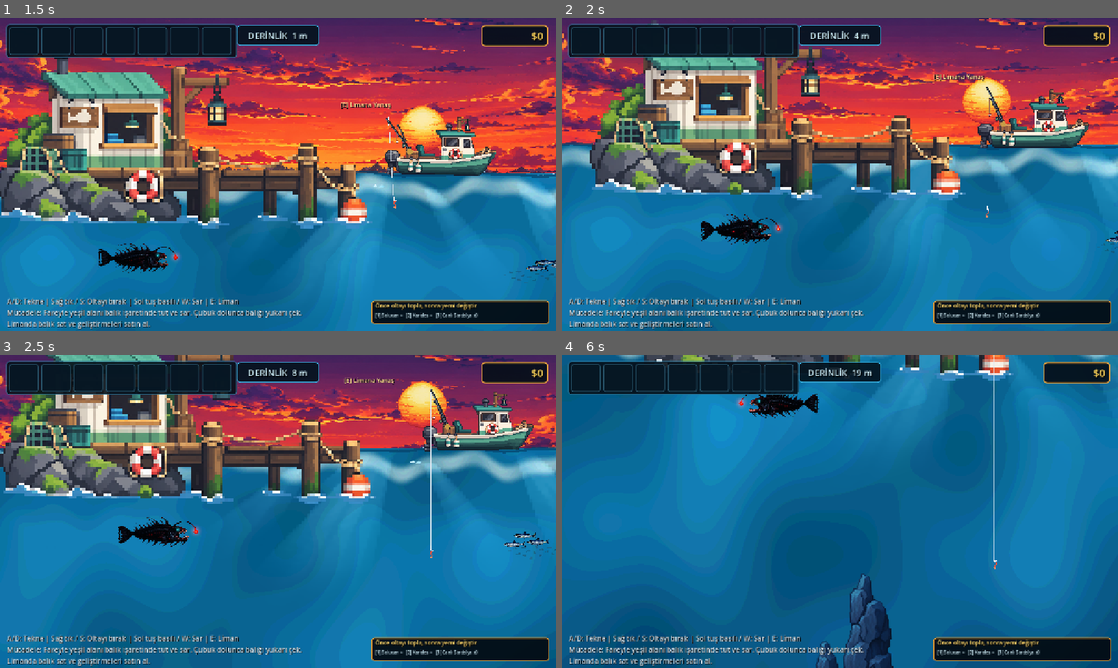
Above: before the commit, frames 1-4 (two rows, left to right).
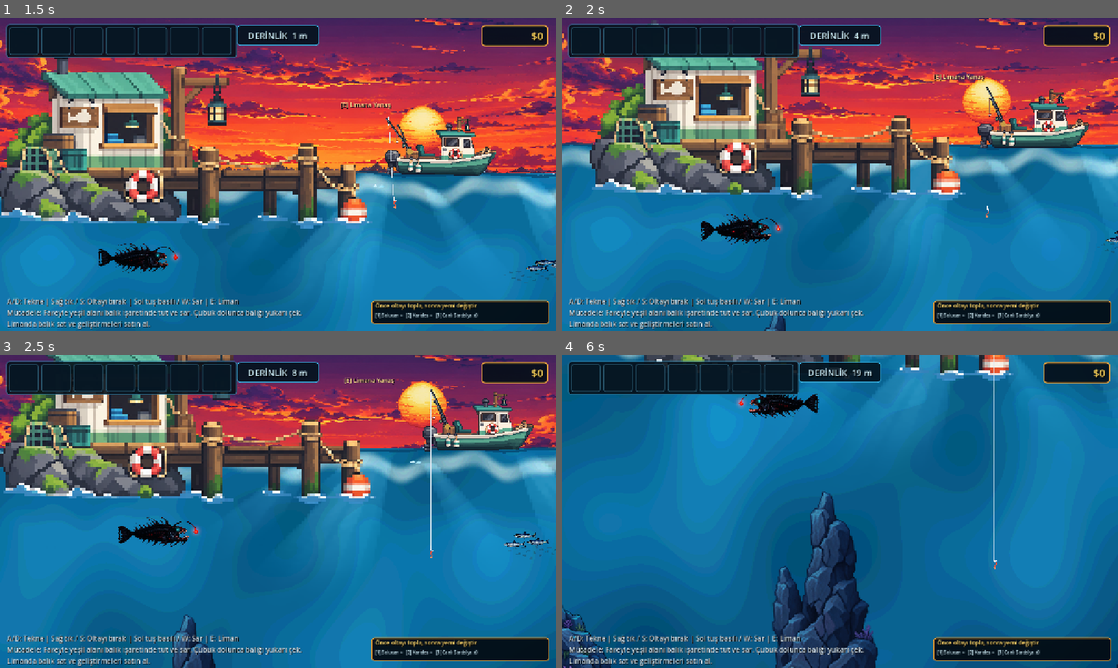
Above: after the commit, the same moments.

Repository: mirackayademir/TinyFisher
Game: Godot game, scene res://scenes/world.tscn
Same seed, same stepped clock (60 frames per second), same inputs: the game is played once before the commit and once after it.
Inputs (mouse positions are in pixels of both pictures, inside the frame that each line leads up to):
- Up to frame 1 (1.5 s): tap Enter at 0.5 s; move the mouse to (400, 158) at 0.52 s; hold D (move_right) 0.53-1.28 s; tap E (dock) at 0.6 s; click (400, 158) at 0.67 s; move the mouse to (166, 190) at 1.27 s; hold S from 1.28 s (still down); tap 1 at 1.35 s
- Up to frame 2 (2 s): keep holding S
- Up to frame 3 (2.5 s): move the mouse to (333, 442) at 2.02 s; release S at 2.03 s; hold D (move_right) from 2.03 s (still down); tap 2 at 2.1 s
- Up to frame 4 (6 s): move the mouse to (812, 574) at 2.77 s; release D (move_right) at 2.78 s; hold W 2.78-3.53 s; tap one key every 0.75 s from 2.85 s: 3 E (dock) 1 2 3; click (812, 574) at 2.92 s; move the mouse to (1006, 558) at 3.52 s; hold A (move_left) 3.53-5.03 s; move the mouse to (673, 464) at 4.27 s; move the mouse to (867, 511) at 5.02 s; hold S 5.03-5.78 s; click (867, 511) at 5.17 s; move the mouse to (756, 433) at 5.77 s; hold D (move_right) from 5.78 s (still down)

Frame 1 is identical in both runs. In frame 2, 0.1% of the frame differs, in the area x 36-41%, y 94-100%; in frame 3, 0.7%; in frame 4, 7.5%, in the area x 0-100%, y 43-100%.

Commit message:
Align HQ canyon formations to real camera depth framing

Diff:
--- a/scenes/underwater_terrain_runtime.gd
+++ b/scenes/underwater_terrain_runtime.gd
@@ -2,20 +2,19 @@
 
 # Stable world-anchored 20-100 m underwater terrain compositor.
 #
-# IMPORTANT:
-# The previous HQ canyon path depended on a reconstructed WebP payload stored
-# in text chunks. That transfer is not reliable enough for runtime use and was
-# the reason the sea could stay completely empty. V21 removes that dependency
-# from gameplay and builds the canyon directly from the already-approved,
-# high-resolution transparent rock PNG assets that are in this repository.
+# V22 deliberately removes the broken runtime WebP/base64 reconstruction path
+# from gameplay. The previous source payload was the reason the canyon could
+# fail to exist at all. Terrain is now composed directly from the approved,
+# high-resolution transparent PNG rock assets already present in the project.
 #
-# Result: no base64 / RIFF decode, no per-frame error spam, no external binary
-# reconstruction. The terrain is deterministic, collisionless and fixed in
-# world space. Every horizontal map section receives visible rock formations
-# in the 20-100 m band, so the camera cannot enter an empty blue section.
+# The hook sits low in the camera while descending (camera travel is shorter
+# than hook travel). Therefore formations are placed by REAL world depth but
+# biased toward the camera-visible part of each depth band. This keeps the
+# 40-70 m view from becoming an empty blue screen while preserving 20-100 m
+# world anchoring.
 
 const TERRAIN_NODE_NAME := "UnderwaterCanyonTerrain20To100"
-const LAYOUT_VERSION := 21
+const LAYOUT_VERSION := 22
 
 const TOP_M := 20.0
 const BOTTOM_M := 100.0
@@ -25,11 +24,10 @@
 const FALLBACK_PPM := 34.5
 const FALLBACK_ZERO_Y := 392.6
 
-# Water is -9. Environment underwater background is -6. Keep canyon above
-# legacy water but behind fish/gameplay objects.
-const TERRAIN_Z := -5
-
-const SEGMENT_WIDTH := 1050.0
+# Legacy water is -9. Fish/gameplay live at >= 0. Keep terrain clearly above
+# water/background layers but safely behind gameplay sprites.
+const TERRAIN_Z := -4
+const SEGMENT_WIDTH := 980.0
 
 const ROCK_SHALLOW_01 := "res://assets/environment/shallow/shallow_rock_01.png"
 const ROCK_SHALLOW_02 := "res://assets/environment/shallow/shallow_rock_02.png"
@@ -45,13 +43,12 @@
 var _last_ppm := -1.0
 var _last_left := INF
 var _last_right := INF
-
 var _textures: Dictionary = {}
 
 
 func _ready() -> void:
 	process_mode = Node.PROCESS_MODE_ALWAYS
-	print("UNDERWATER TERRAIN V21: STABLE HQ ROCK COMPOSITOR / 20-100M")
+	print("UNDERWATER TERRAIN V22: DIRECT HQ PNG CANYON / 20-100M")
 
 
 func _process(_delta: float) -> void:
@@ -78,8 +75,6 @@
 		_rebuild_terrain(bounds, ppm)
 		return
 
-	# Rebuild only when the actual world/depth scale changes. This keeps future
-	# line-depth upgrades compatible without doing work every frame.
 	if not is_equal_approx(bounds.x, _last_left) \
 	or not is_equal_approx(bounds.y, _last_right) \
 	or not is_equal_approx(ppm, _last_ppm):
@@ -122,11 +117,12 @@
 	_last_ppm = ppm
 
 	print(
-		"HQ CANYON ACTIVE: V%d / X %.0f..%.0f / %.2f px-m / 20-100m" % [
+		"HQ CANYON ACTIVE: V%d / X %.0f..%.0f / %.2f px-m / %d sprites" % [
 			LAYOUT_VERSION,
 			bounds.x,
 			bounds.y,
-			ppm
+			ppm,
+			_root.get_child_count()
 		]
 	)
 
@@ -158,80 +154,79 @@
 	var width := maxf(bounds.y - bounds.x, 1.0)
 	var segment_count := maxi(int(ceil(width / SEGMENT_WIDTH)), 1)
 
-	# One deterministic three-depth formation per horizontal map segment.
-	# At ~60 m there is a large formation in EVERY segment, which directly
-	# prevents the empty-water problem visible in the reported screenshot.
+	# The map is divided into overlapping ~980 px sections. A 1280 px camera
+	# therefore always intersects at least one major formation.
 	for i in range(segment_count + 1):
 		var segment_left := bounds.x + float(i) * SEGMENT_WIDTH
 		var center_x := segment_left + SEGMENT_WIDTH * 0.5
+		var phase := float(i % 4)
 		var flip_a := -1.0 if i % 2 == 1 else 1.0
 		var flip_b := -flip_a
-		var phase := float(i % 4)
-
-		# 20-45 m: smaller shelf / arch formations.
+
+		# Upper canyon shelves: physically around 24-34 m. These remain visible
+		# while the hook display is roughly in the 30-45 m range.
 		var upper_path := ROCK_OPEN_02 if i % 3 == 0 else (ROCK_OPEN_01 if i % 3 == 1 else ROCK_SHALLOW_02)
 		_add_rock(
 			upper_path,
-			Vector2(center_x - 180.0 + phase * 42.0, _world_y_for_depth(31.0 + phase * 2.3)),
-			690.0 + phase * 55.0,
+			Vector2(center_x - 175.0 + phase * 38.0, _world_y_for_depth(25.5 + phase * 2.0)),
+			760.0 + phase * 55.0,
 			flip_a,
-			deg_to_rad(-6.0 + phase * 3.0),
-			Color(0.80, 0.91, 1.0, 0.90)
-		)
-
-		# 45-75 m: this is the main canyon wall band. Keep it large and present
-		# across the full 12k-wide world so 50-60 m never looks empty.
+			deg_to_rad(-7.0 + phase * 3.0),
+			Color(0.82, 0.92, 1.0, 0.94)
+		)
+
+		# Main 40-70 m canyon wall. The hook is near the bottom of the screen,
+		# so this band is centered around physical 48-54 m; at DERINLIK 59 m it
+		# lands near the camera center instead of below the viewport.
 		var middle_path := ROCK_DEEP_01 if i % 2 == 0 else ROCK_DEEP_02
 		_add_rock(
 			middle_path,
-			Vector2(center_x + 100.0 - phase * 36.0, _world_y_for_depth(59.0 + (phase - 1.5) * 2.4)),
-			980.0 + phase * 70.0,
+			Vector2(center_x + 95.0 - phase * 32.0, _world_y_for_depth(48.5 + phase * 1.6)),
+			1120.0 + phase * 70.0,
 			flip_b,
-			deg_to_rad(5.0 - phase * 2.6),
-			Color(0.72, 0.83, 0.94, 0.97)
-		)
-
-		# Add a second overlapping deep rock to make the formation read as a
-		# continuous canyon wall rather than a single floating boulder.
+			deg_to_rad(5.0 - phase * 2.5),
+			Color(0.76, 0.86, 0.96, 1.0)
+		)
+
+		# Overlap a second rock so the formation reads as a canyon/land mass,
+		# not a single floating stone.
 		_add_rock(
 			ROCK_DEEP_02 if middle_path == ROCK_DEEP_01 else ROCK_DEEP_01,
-			Vector2(center_x - 365.0 + phase * 28.0, _world_y_for_depth(64.5 + phase)),
-			700.0 + phase * 45.0,
+			Vector2(center_x - 355.0 + phase * 26.0, _world_y_for_depth(54.0 + phase * 1.2)),
+			820.0 + phase * 45.0,
 			flip_a,
-			deg_to_rad(-10.0 + phase * 3.5),
-			Color(0.66, 0.78, 0.90, 0.94)
-		)
-
-		# 78-100 m: heavier abyss formations. Every fourth segment uses the
-		# approved cave landmark; the others stay as dense rock masses.
+			deg_to_rad(-10.0 + phase * 3.4),
+			Color(0.69, 0.80, 0.92, 0.98)
+		)
+
+		# Deep/abyss wall: centered where the camera actually looks when the hook
+		# display reaches ~85-100 m.
 		var lower_path := ROCK_ABYSS_CAVE if i % 4 == 2 else ROCK_DEEP_01
 		_add_rock(
 			lower_path,
-			Vector2(center_x + 70.0 - phase * 50.0, _world_y_for_depth(88.0 + phase * 1.8)),
-			1180.0 + phase * 60.0,
+			Vector2(center_x + 60.0 - phase * 44.0, _world_y_for_depth(78.0 + phase * 1.8)),
+			1280.0 + phase * 65.0,
 			flip_a,
 			deg_to_rad(-3.0 + phase * 2.0),
-			Color(0.55, 0.68, 0.82, 0.98)
-		)
-
-	# A bottom ridge closes the 96-100 m edge so the world has a visual floor.
+			Color(0.58, 0.70, 0.84, 1.0)
+		)
+
 	_build_bottom_ridge(bounds)
 
 
 func _build_bottom_ridge(bounds: Vector2) -> void:
-	var ridge_path := ROCK_DEEP_02
-	var spacing := 760.0
-	var x := bounds.x - 100.0
+	var spacing := 700.0
+	var x := bounds.x - 80.0
 	var index := 0
 
 	while x <= bounds.y + spacing:
 		_add_rock(
-			ridge_path,
-			Vector2(x, _world_y_for_depth(98.0) + 145.0),
-			880.0,
+			ROCK_DEEP_02,
+			Vector2(x, _world_y_for_depth(90.0) + 150.0),
+			940.0,
 			-1.0 if index % 2 == 1 else 1.0,
 			deg_to_rad(-4.0 if index % 2 == 1 else 4.0),
-			Color(0.48, 0.61, 0.75, 1.0)
+			Color(0.50, 0.63, 0.77, 1.0)
 		)
 		x += spacing
 		index += 1
@@ -248,7 +243,7 @@
 	if not is_instance_valid(_root):
 		return
 
-	var texture: Texture2D = _textures.get(path) as Texture2D
+	var texture := _textures.get(path) as Texture2D
 	if texture == null:
 		return
 
@@ -257,7 +252,6 @@
 		return
 
 	var scale_factor := target_width / texture_size.x
-
 	var sprite := Sprite2D.new()
 	sprite.texture = texture
 	sprite.texture_filter = CanvasItem.TEXTURE_FILTER_LINEAR
